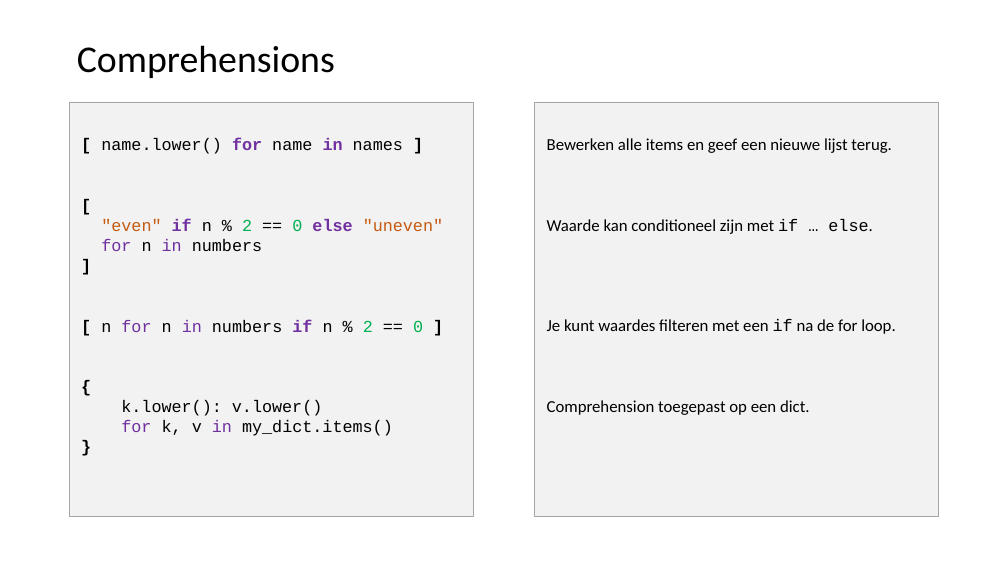
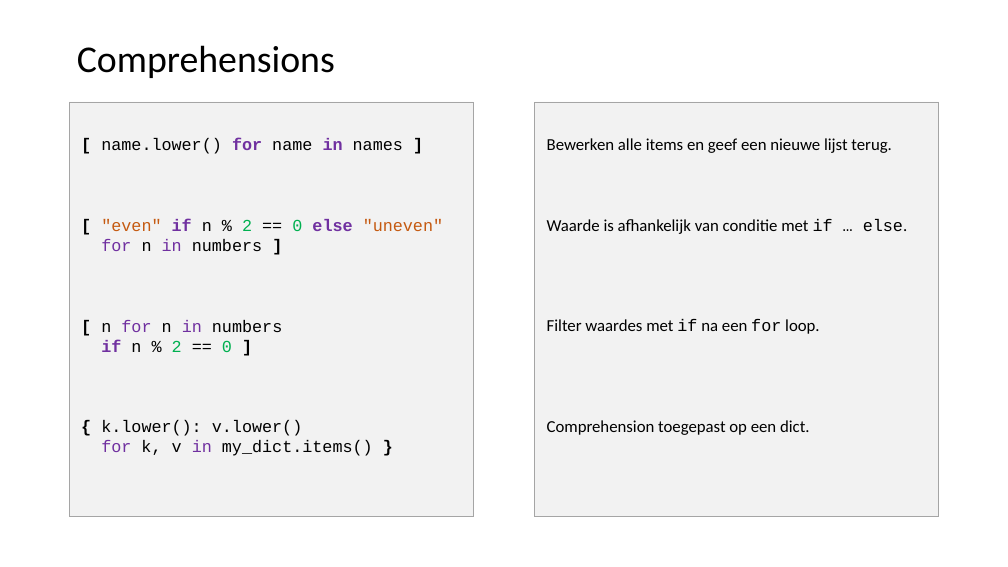
Before and after one commit to LFKoning/knowledge-sharing, a slide deck: slide 13 of python_course_4p/2_syntax_classes/2_syntax_classes.pptx. Drawn at 1008x567 pixels with LibreOffice and Linux fonts; fonts in the diff are those of the drawing. Boxes give left, top, right and bottom in pixels: in the first picture for what was removed or moved away, otherwise in the second. Text is boxed around its words. In the diff, an @@ line names an element or a change of style, - is before the commit and + after.

```diff
--- a/python_course_4p/2_syntax_classes/2_syntax_classes.pptx
+++ b/python_course_4p/2_syntax_classes/2_syntax_classes.pptx
@@ text at box(101, 218, 443, 456): text changed @@
-[
-"even" if n % 2 == 0 else "uneven"
-for n in numbers
-]
-[ n for n in numbers if n % 2 == 0 ]
-{
-k.lower(): v.lower()
-for k, v in my_dict.items()
-}
+[ "even" if n % 2 == 0 else "uneven"
+for n in numbers ]
+[ n for n in numbers
+if n % 2 == 0 ]
+{ k.lower(): v.lower()
+for k, v in my_dict.items() }
@@ text in rectangle at box(547, 219, 907, 334): text changed @@
-Waarde kan conditioneel zijn met if … else.
-Je kunt waardes filteren met een if na de for loop.
+Waarde is afhankelijk van conditie met if … else.
+Filter waardes met if na een for loop.
```
Also in this commit, not shown: 39 other slides changed, 6 slides added, 3 slides removed, 20 other files.
